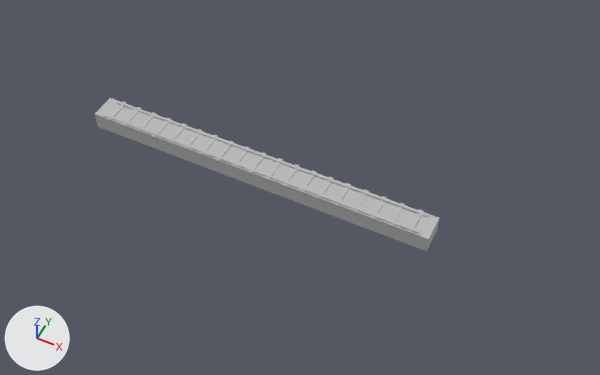
An edit to the FBX model Assets/Models/Horror/Map/Train_Tile.fbx, drawn before and after from the same camera.
Rendered twice from a camera (50 mm lens) standing at (15.7, -26.3, 32.7) and looking at (2.5, 0.2, -0.4). Every picture has the same lights, and +X, +Y and +Z are marked at lower left. Where no turn or scale is listed for an object, it has been applied to the vertices.

The older version as bpy lines, for what is in view:
```python
me_mesh = bpy.data.meshes.new('Mesh')
me_mesh.from_pydata(...)  # 176 vertices, 132 faces; spans x -10.0..10.0, y -0.8..0.8, z -0.5..0.5
me_mesh.materials.append(mat_lambert1)  # grey #bcbcbc
ob_train_tile = bpy.data.objects.new('Train_Tile', me_mesh)
ob_train_tile.location = (0.0, 0.0, 0.05)
```
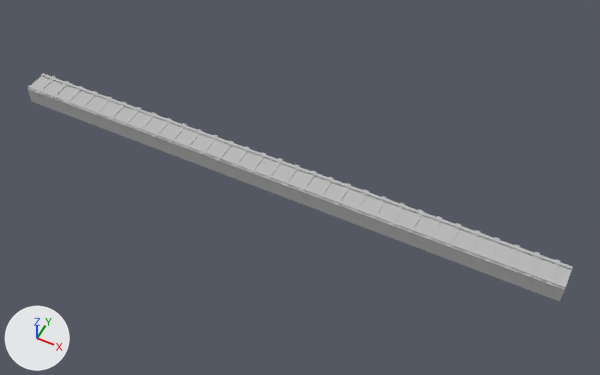
Commit message: Obstacle + Tiles Update

What differs and where, as boxes (x1, y1, x2, y2) in the pictures (600 x 375 px):
'Train_Tile', reshaped, moved (59% wider, 49% taller)
    before: (95, 98, 439, 251)
    after: (27, 73, 573, 302)
part 1 of me_mesh, added
    after: (36, 76, 56, 94)
part 2 of me_mesh, added
    after: (49, 81, 70, 99)
part 3 of me_mesh, added
    after: (63, 86, 84, 104)
part 4 of me_mesh, added
    after: (78, 91, 98, 110)
part 5 of me_mesh, added
    after: (92, 96, 112, 115)
part 6 of me_mesh, added
    after: (546, 259, 560, 285)
part 7 of me_mesh, added
    after: (526, 252, 540, 278)
part 8 of me_mesh, added
    after: (505, 244, 520, 270)
part 9 of me_mesh, added
    after: (485, 237, 500, 262)
part 10 of me_mesh, added
    after: (465, 230, 480, 255)
part 11 of me_mesh, added
    after: (446, 223, 461, 247)
part 12 of me_mesh, added
    after: (41, 73, 573, 270)
part 13 of me_mesh, added
    after: (28, 85, 566, 288)
part 14 of me_mesh, rebuilt (59% wider, 49% taller)
    before: (95, 98, 439, 251)
    after: (27, 74, 573, 302)

What changed in the scene script:
```text
Change me_mesh:
    used by ob_train_tile; location = (0.0, 0.0, 0.05)
    remove me_mesh.from_pydata(...)  # 176 vertices, 132 faces; spans x -10.0..10.0, y -0.8..0.8, z -0.5..0.5
    add me_mesh.from_pydata(...)  # 280 vertices, 212 faces; spans x -15.7..15.7, y -0.8..0.8, z -0.5..0.5
    me_mesh part 1: a new loose piece, a box spanning x -15.122..-14.872, y -0.792..0.792, z 0.453..0.495, in mat_lambert1 (grey #bcbcbc)
    me_mesh part 2: a new loose piece, a box spanning x -14.122..-13.872, y -0.792..0.792, z 0.453..0.495, in mat_lambert1 (grey #bcbcbc)
    me_mesh part 3: a new loose piece, a box spanning x -13.122..-12.872, y -0.792..0.792, z 0.453..0.495, in mat_lambert1 (grey #bcbcbc)
    me_mesh part 4: a new loose piece, a box spanning x -12.122..-11.872, y -0.792..0.792, z 0.453..0.495, in mat_lambert1 (grey #bcbcbc)
    me_mesh part 5: a new loose piece, a box spanning x -11.122..-10.872, y -0.792..0.792, z 0.453..0.495, in mat_lambert1 (grey #bcbcbc)
    me_mesh part 6: a new loose piece, a box spanning x 14.878..15.128, y -0.792..0.792, z 0.453..0.495, in mat_lambert1 (grey #bcbcbc)
    me_mesh part 7: a new loose piece, a box spanning x 13.878..14.128, y -0.792..0.792, z 0.453..0.495, in mat_lambert1 (grey #bcbcbc)
    me_mesh part 8: a new loose piece, a box spanning x 12.878..13.128, y -0.792..0.792, z 0.453..0.495, in mat_lambert1 (grey #bcbcbc)
    me_mesh part 9: a new loose piece, a box spanning x 11.878..12.128, y -0.792..0.792, z 0.453..0.495, in mat_lambert1 (grey #bcbcbc)
    me_mesh part 10: a new loose piece, a box spanning x 10.878..11.128, y -0.792..0.792, z 0.453..0.495, in mat_lambert1 (grey #bcbcbc)
    me_mesh part 11: a new loose piece, a box spanning x 9.878..10.128, y -0.792..0.792, z 0.453..0.495, in mat_lambert1 (grey #bcbcbc)
    me_mesh part 12: a new loose piece, a box spanning x -15.75..15.75, y 0.507..0.656, z 0.495..0.545, in mat_lambert1 (grey #bcbcbc)
    me_mesh part 13: a new loose piece, a box spanning x -15.75..15.75, y -0.677..-0.528, z 0.495..0.545, in mat_lambert1 (grey #bcbcbc)
    me_mesh part 14: the loose piece of 8 vertices spanning x -10.0..10.0, y -0.8..0.8, z -0.5..0.5 is rebuilt with 16 vertices and now spans x -15.7..15.7, y -0.7..0.7, z -0.5..0.5
Change ob_train_tile:
    ob_train_tile.location: (0.0, 0.0, 0.05) -> (1.0, 0.0, 0.05)
```
